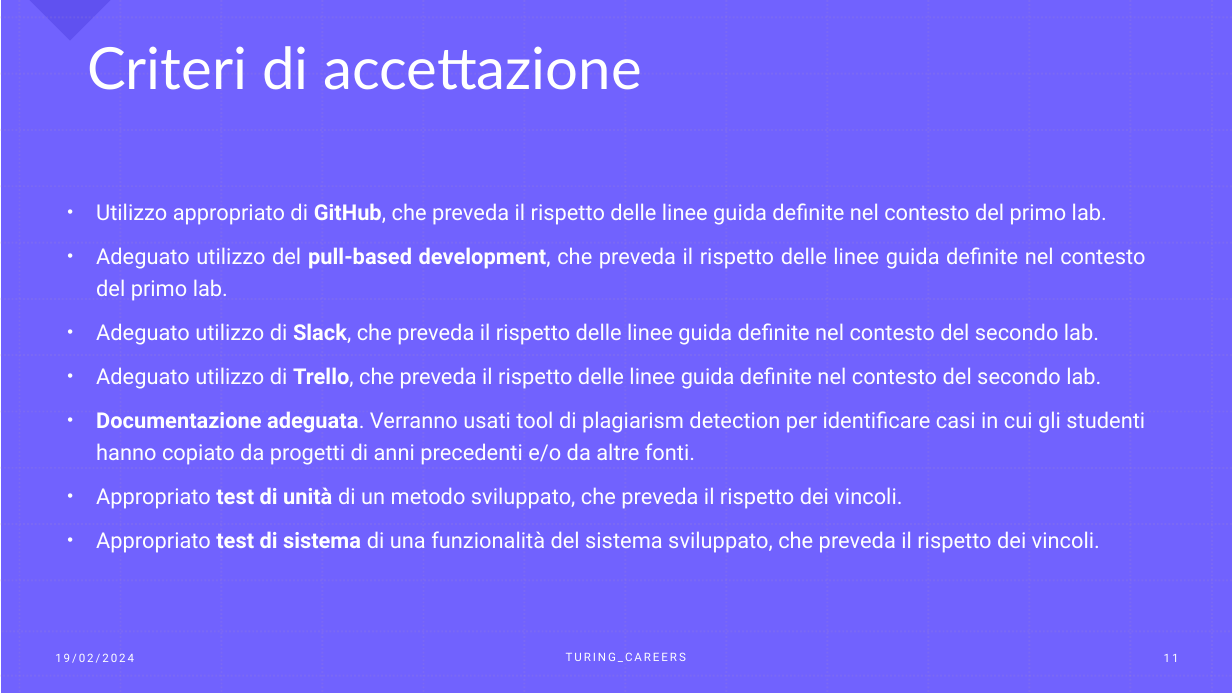
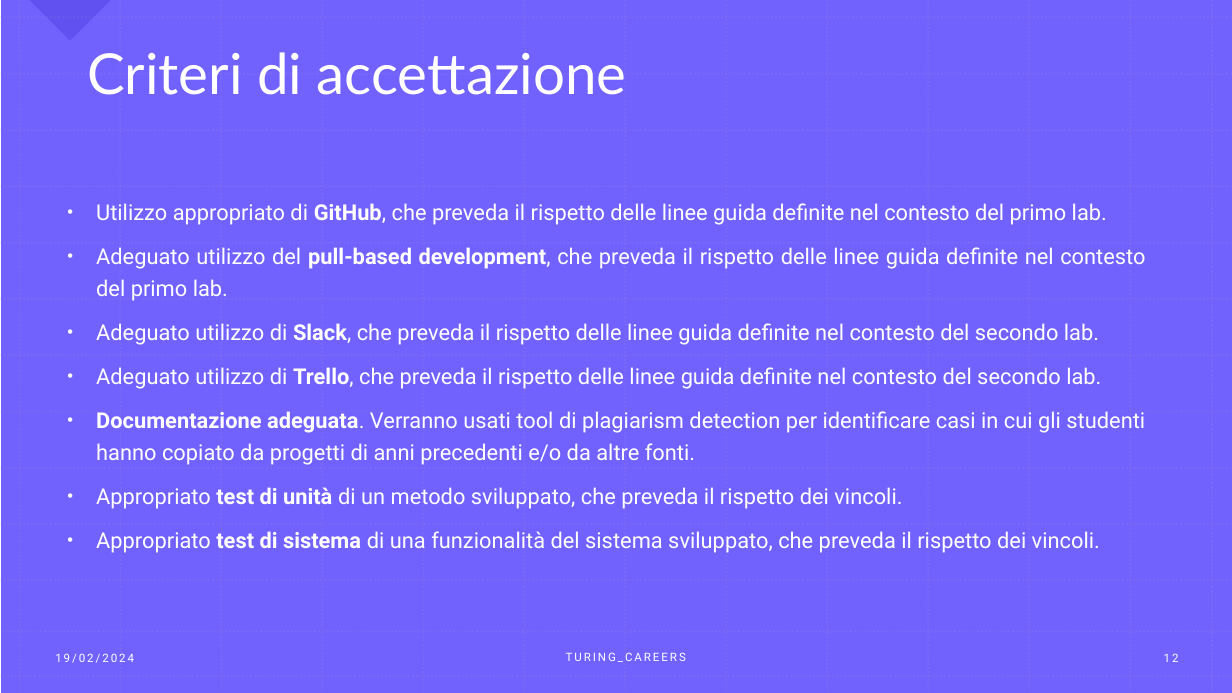
Before and after one commit to JacopoPassariello/TuringCareers, a slide deck: slide 12 of Presentazione/PresentazioneTC.odp (slide 11 before the commit). Drawn at 1232x693 pixels with LibreOffice and Linux fonts; fonts in the diff are those of the drawing. Boxes give left, top, right and bottom in pixels: in the first picture for what was removed or moved away, otherwise in the second. Text is boxed around its words. In the diff, an @@ line names an element or a change of style, - is before the commit and + after.

```diff
--- a/Presentazione/PresentazioneTC.odp
+++ b/Presentazione/PresentazioneTC.odp
@@ title "Criteri di accettazione" at (87,52,627,95): size 45.3 to 44 pt; line spacing 0.8 to 0.9 @@
@@ page number at (1164,653,1179,662): text changed @@
-11
+12
```
Also in this commit, not shown: 2 other slides changed, 1 slide added, 2 other files.
